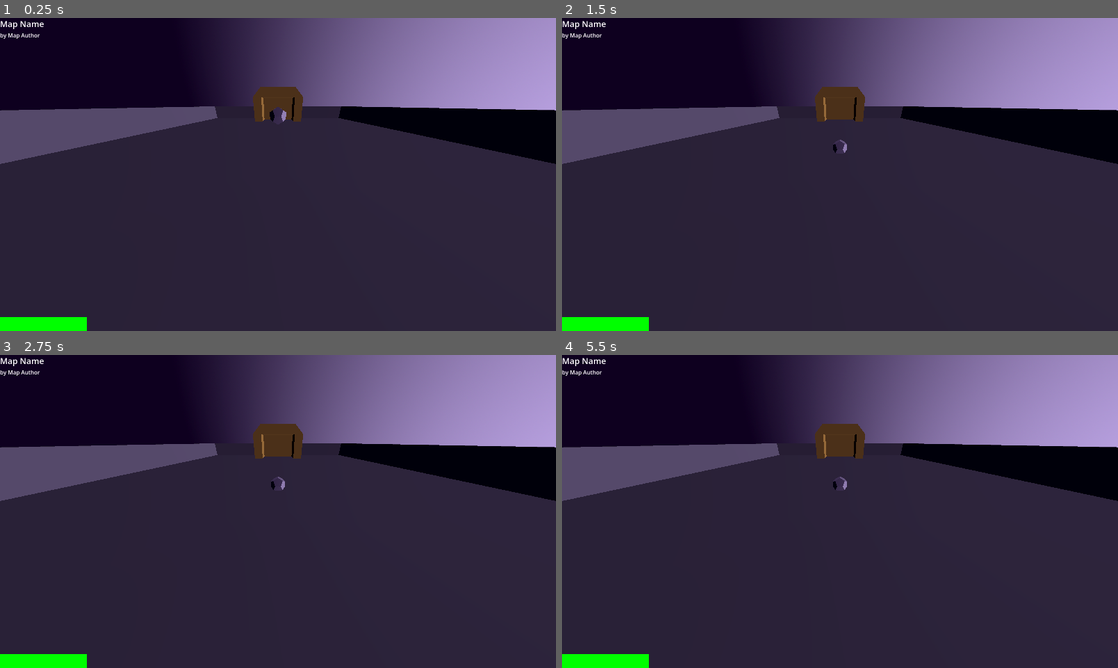
Above: before the commit, frames 1-4 (two rows, left to right).
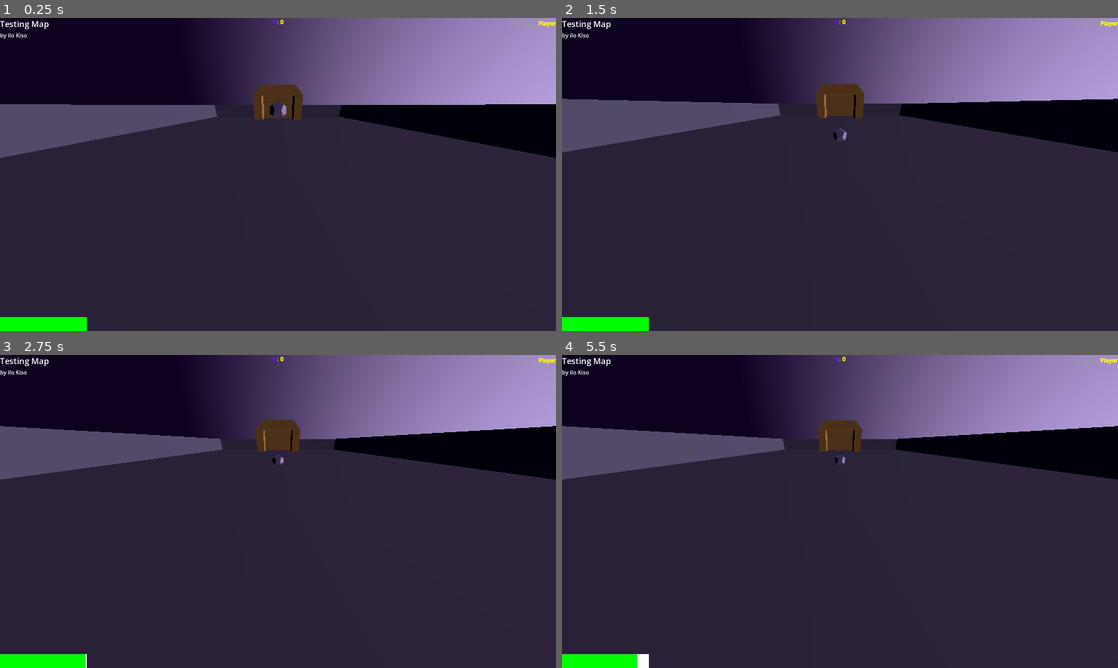
Above: after the commit, the same moments.

Repository: Matto58/dodecahedronfootball
Game: Godot game, scene res://maps/testmap.tscn
Same seed, same stepped clock (60 frames per second), same inputs: the game is played once before the commit and once after it. This scene is started directly instead of the project's main scene.
Inputs:
- Up to frame 1 (0.25 s): no input
- Up to frame 2 (1.5 s): hold D (right) 0.53-1.28 s; hold Shift (sprint) 0.53-1.28 s; tap Enter at 1.25 s; hold S (backward) from 1.28 s (still down); tap Space (yump) at 1.35 s
- Up to frame 3 (2.75 s): release S (backward) at 2.03 s; hold D (right) from 2.03 s (still down); hold Shift (sprint) from 2.03 s (still down)
- Up to frame 4 (5.5 s): tap Space (yump) at 2.75, 2.85, 4.35 s; release D (right) at 2.78 s; release Shift (sprint) at 2.78 s; hold W (forward) 2.78-3.53 s; hold Shift (sprint) 3.53-4.28 s; hold A (left) 3.53-5.03 s; tap Enter at 4.25 s; hold S (backward) from 5.03 s (still down); hold Shift (sprint) from 5.03 s (still down)

The runs differ from the first frame. In frame 1, 2.3% of the frame differs, in the area x 0-100%, y 0-47%; in frame 2, 4.1%; in frame 3, 7.4%; in frame 4, 7.5%, in the area x 0-100%, y 0-100%.
Error before the commit: Parse Error: Could not find type "PlayerHUD" in the current scope. (res://scripts/player.gd:13)

Commit message:
add scores to hud, fix onGoalScore being incorrectly defined

Diff:
--- a/scenes/hud.tscn
+++ b/scenes/hud.tscn
@@ -132,3 +132,12 @@
 bbcode_enabled = true
 fit_content = true
 horizontal_alignment = 2
+
+[node name="RichTextLabel2" type="RichTextLabel" parent="." unique_id=1751743951]
+layout_mode = 0
+offset_left = 600.0
+offset_right = 1000.0
+offset_bottom = 40.0
+bbcode_enabled = true
+text = "[b]0 : 0[/b]"
+horizontal_alignment = 1
--- a/scripts/classes/goal.gd
+++ b/scripts/classes/goal.gd
@@ -8,7 +8,7 @@
 @export var purpleMaterial: StandardMaterial3D
 @export var yellowMaterial: StandardMaterial3D
 
-var onGoalScore: Signal
+signal onGoalScore
 
 func _ready() -> void:
 	$MeshInstance3D.material_override = yellowMaterial if isYellow else purpleMaterial
--- a/scripts/map_logic.gd
+++ b/scripts/map_logic.gd
@@ -7,15 +7,20 @@
 	$ball.linear_velocity = Vector3.ZERO
 	$ball.global_position = $"ball reset point".global_position
 
+func updateScores():
+	$player/Camera3D/HUD/RichTextLabel2.text = "[b][color=\"#7f00ff\"]%d[/color][/b] : [b][color=\"#ff0\"]%d[/color][/b]" % [scorePurple, scoreYellow]
+
 func onGoal(yello: bool):
 	if yello: scoreYellow += 1
 	else: scorePurple += 1
-	$player/Camera3D/HUD/goalLabel.label_settings.font_color = Color(1, 1, 0) if yello else Color(0.5, 0, 1)
+	$player/Camera3D/HUD/goallabel.label_settings.font_color = Color(1, 1, 0) if yello else Color(0.5, 0, 1)
 	$player/Camera3D/HUD/AnimationPlayer.play("goal")
+	updateScores()
 
 # Called when the node enters the scene tree for the first time.
 func _ready() -> void:
 	resetBall()
+	updateScores()
 	$goalpurple.onGoalScore.connect(onGoal)
 	$goalyellow.onGoalScore.connect(onGoal)
 	$player.nickname = Settoing.activeInstance.nickname
--- a/scripts/player.gd
+++ b/scripts/player.gd
@@ -8,20 +8,18 @@
 @export var yellowMaterial: StandardMaterial3D
 @export var nickname: String
 
-@export_group("Programatically set values")
-@export var camera: Camera3D
-@export var hud: PlayerHUD
-
 const SPEED = 5.0
 const JUMP_VELOCITY = 4
 const STAMINA_LENGTH = 2
+
+# local copies
+var scorePurple: int = 0
+var scoreYellow: int = 0
 
 var stamina: float = 1.0
 var sprintStarted: float
 
 func _ready() -> void:
-	camera = $Camera3D
-	hud = $Camera3D/HUD
 	$MeshInstance3D.mesh.surface_set_material(0, yellowMaterial if isYellow else purpleMaterial)
 
 func initPlayerNickInHUD():
